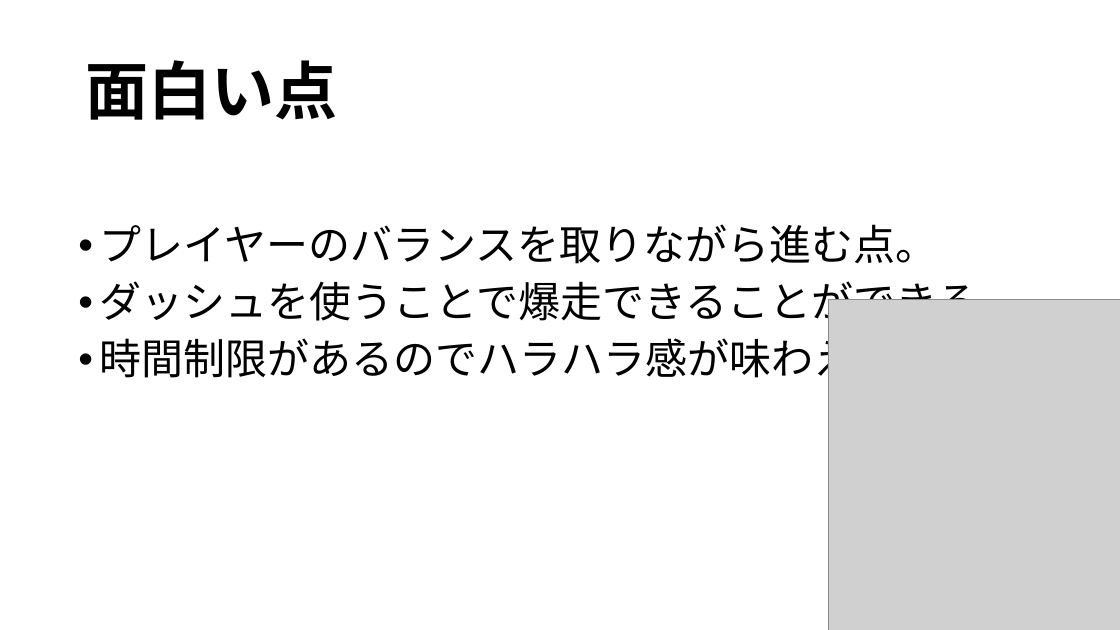
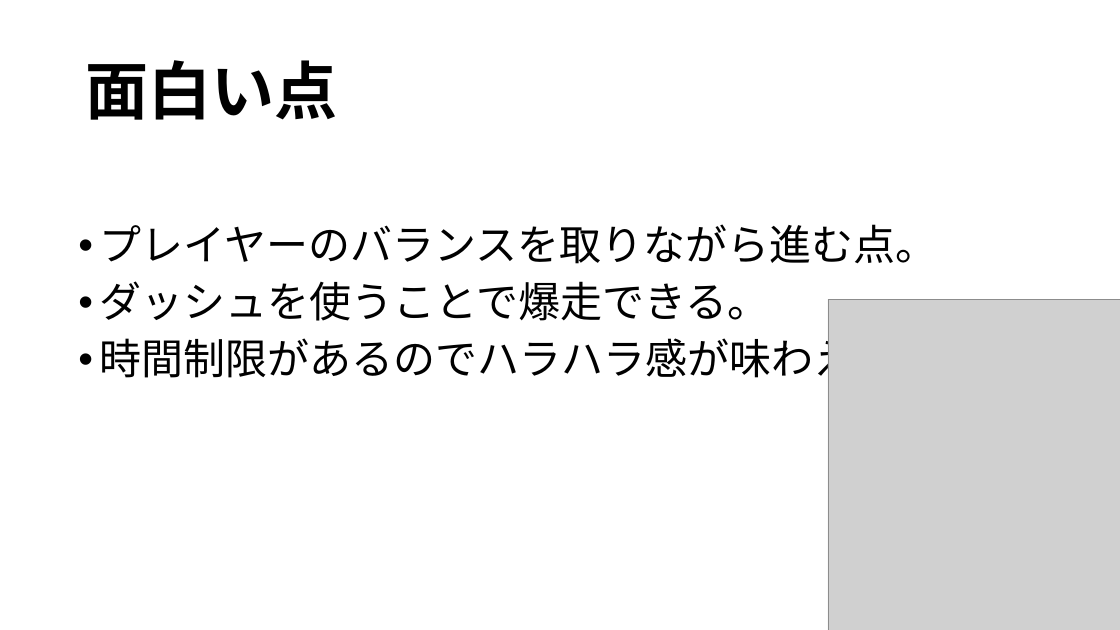
Before and after one commit to kawasakiryota1646/kawanishi, a slide deck: slide 4 of 爆チャリ.pptx. Drawn at 1120x630 pixels with LibreOffice and Linux fonts; fonts in the diff are those of the drawing; grey boxes stand for pictures. Boxes give left, top, right and bottom in pixels: in the first picture for what was removed or moved away, otherwise in the second. Text is boxed around its words. In the diff, an @@ line names an element or a change of style, - is before the commit and + after.

```diff
--- a/爆チャリ.pptx
+++ b/爆チャリ.pptx
@@ text at [99, 281, 769, 321]: text changed @@
-• ダッシュを使うことで爆走できることができる。
+• ダッシュを使うことで爆走できる。
```
Also in this commit, not shown: 2 other files.
